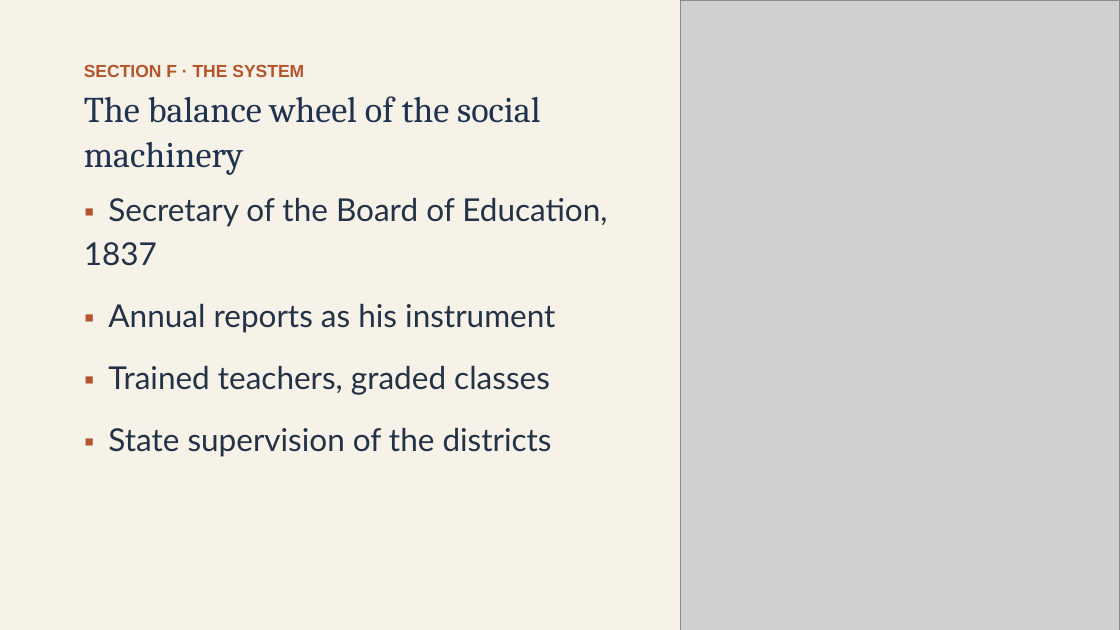
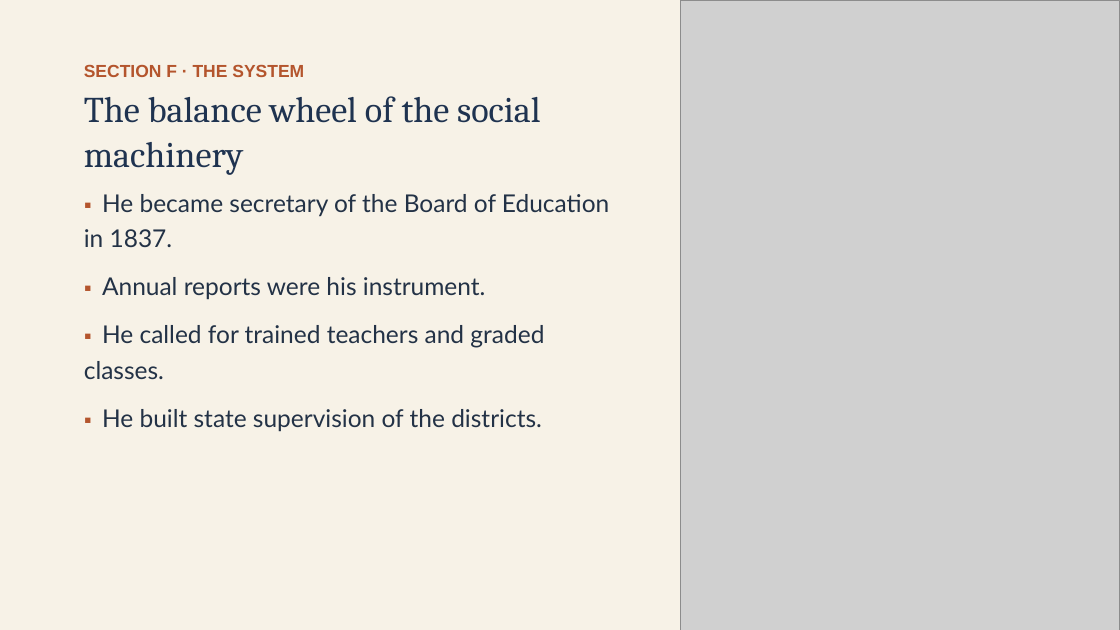
Before and after one commit to ab17gthb/humanities-curriculum-group, a slide deck: slide 19 of jackson-reform/lesson-06/lesson-06-slides.pptx. Drawn at 1120x630 pixels with LibreOffice and Linux fonts; fonts in the diff are those of the drawing; grey boxes stand for pictures. Boxes give left, top, right and bottom in pixels: in the first picture for what was removed or moved away, otherwise in the second. Text is boxed around its words. In the diff, an @@ line names an element or a change of style, - is before the commit and + after.

```diff
--- a/jackson-reform/lesson-06/lesson-06-slides.pptx
+++ b/jackson-reform/lesson-06/lesson-06-slides.pptx
@@ text at [84,194,609,432]: text changed; size 27 to 21 pt @@
-▪ Secretary of the Board of Education, 1837
-▪ Annual reports as his instrument
-▪ Trained teachers, graded classes
-▪ State supervision of the districts
+▪ He became secretary of the Board of Education in 1837.
+▪ Annual reports were his instrument.
+▪ He called for trained teachers and graded classes.
+▪ He built state supervision of the districts.
```
Also in this commit, not shown: 12 other slides changed, 6 other files.
